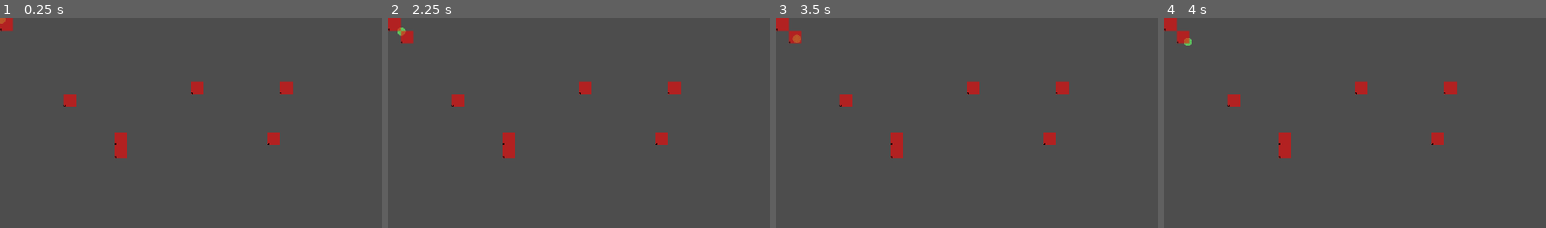
Above: before the commit, frames 1-4 (left to right).
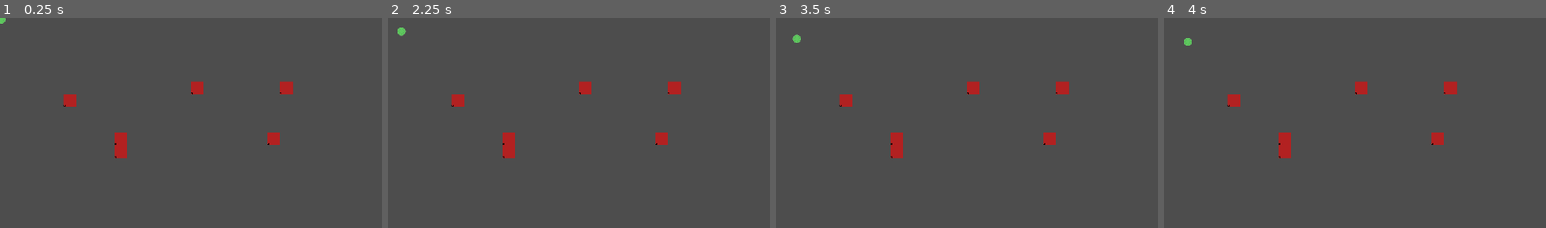
Above: after the commit, the same moments.

Repository: AndiReich/FachpraktikumMultiagentensystem
Game: Godot game, scene res://scenes/test_main_scene.tscn
Two runs of this game, one before a commit and one after it. Both use one fixed random seed, a clock stepped at 60 frames per second and the inputs below. This scene is started directly instead of the project's main scene.
Inputs:
- Up to frame 1 (0.25 s): no input
- Up to frame 2 (2.25 s): tap Enter at 0.5, 2 s; tap Space at 1.25 s
- Up to frame 3 (3.5 s): tap Space at 2.75 s
- Up to frame 4 (4 s): tap Enter at 3.5 s
The pictures show only the part of the screen within x 0-50%, y 0-50%; the shares and areas given below are measured in that part.

The runs differ from the first frame. In frame 1, 0.2% of the frame differs, in the area x 0-4%, y 0-7%; in frame 2, 0.4%, in the area x 0-7%, y 0-13%; in frame 3, 0.4%; in frame 4, 0.4%.

Commit message:
end of day commit

Diff:
--- a/src/controller/tilemapController.gd
+++ b/src/controller/tilemapController.gd
@@ -28,20 +28,39 @@
 			grid_state[x].append(Vector2i.ZERO)
 
 func _on_virus_antigen_emanate(position : Vector2, type: Cell.TYPES):
-	print("Tries handling emanate.")
+	print_debug("Tries handling emanate.")
 
 
 	var local_position : Vector2 = to_local(position)
 	var map_position : Vector2i = local_to_map(local_position)
 
+	print_debug("local coords = x: %d, y: %d" % [local_position.x, local_position.y])
+	print_debug("map coords   = x: %d, y: %d" % [map_position.x, map_position.y])
 
-	print("local coords = x: %d, y: %d" % [local_position.x, local_position.y])
-	print("map coords   = x: %d, y: %d" % [map_position.x, map_position.y])
-	set_cell(0, Vector2i(map_position.x,map_position.y), 0, Vector2i(3,0))
-	print("Handled emit")
+	print_debug("Handled emit")
 
-func preCheckPatternAgainstGrid():
-	print("test")
+func set_pattern_by_cell_type(position: Vector2i, cell_type: Cell.TYPES):
+	if(!cell_pattern_dict.has(cell_type)):
+		print_debug("Pattern of %s not found." % cell_type)
+		return
+	var pattern_matrix = cell_pattern_dict[cell_type]
 
-func setPatternForCell():
-	print("test")
+	var x_size = pattern_matrix.size
+	for x in x_size:
+		var y_size = pattern_matrix[x].size
+		for y in y_size:
+			var next_pos = Vector2i()
+			if(is_spot_viable(next_pos)):
+				print("")
+	print("")
+
+func match_pattern_with_grid_state(pattern_matrix):
+
+	return
+
+func is_spot_viable(next_pos: Vector2i) -> bool:
+	if(position.x < 0 || position.x > grid_state.size):
+		return false
+	if(position.y < 0 || position.y > grid_state[0].size):
+		return false
+	return true
